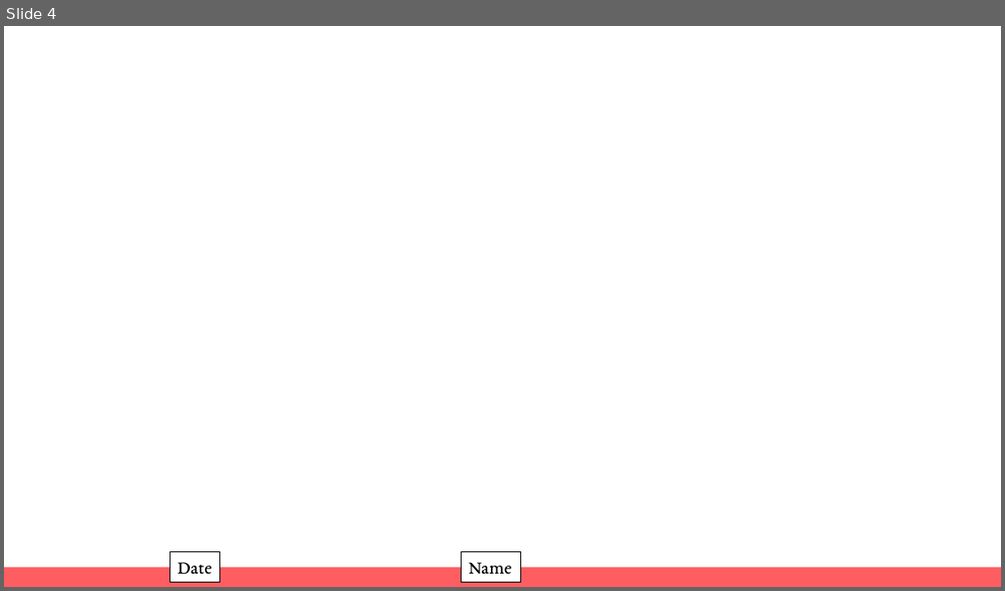
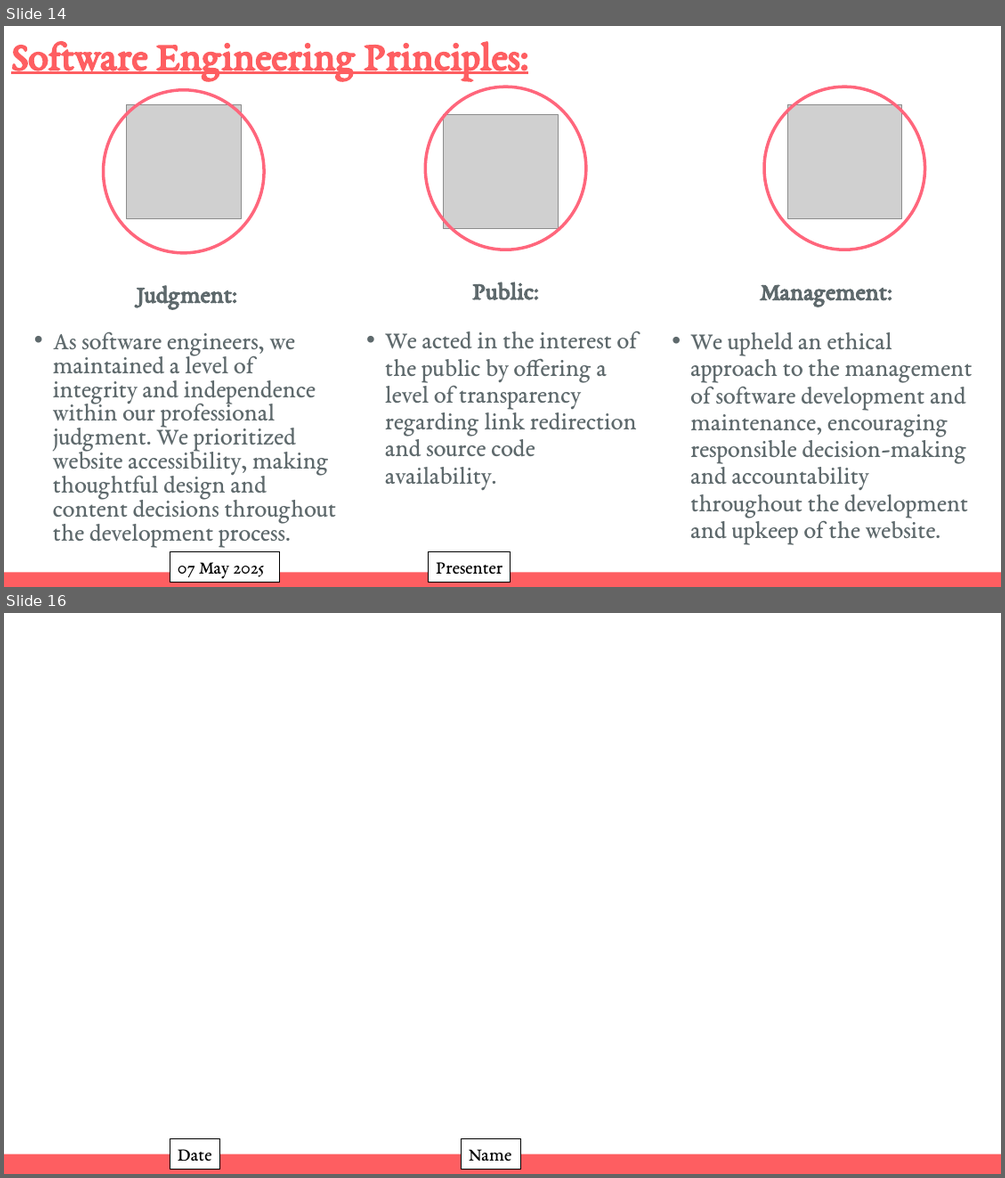
Before and after one commit to WManison/WManison.github.io, a slide deck: docs/CS3300 – Introduction to Software Engineering - Final.pptx. Shown one above the other, each under a label of ours: slide 4 before the commit, slides 14 and 16 after it; the slides between them are not shown. The pictures are 1005x591 and 1005x1178 pixels, drawn with LibreOffice and Linux fonts; fonts in the diff are those of the drawing; grey boxes stand for pictures. Boxes give left, top, right and bottom in pixels: in the first picture for what was removed or moved away, otherwise in the second. Text is boxed around its words. In the diff, an @@ line names an element or a change of style, - is before the commit and + after.

```diff
--- a/docs/CS3300 – Introduction to Software Engineering - Final.pptx
+++ b/docs/CS3300 – Introduction to Software Engineering - Final.pptx
@@ slide 14 added at (4, 26, 1001, 587), background #FFFFFF @@
@@ title added at (11, 41, 528, 80), 39.6 pt, text #FE5E61, bold, underline @@
+Software Engineering Principles:
@@ ellipse added at (104, 89, 264, 253), outline #FF667C 3 pt @@
@@ picture added at (127, 104, 241, 219) @@
@@ ellipse added at (425, 87, 586, 249), outline #FF667C 3 pt @@
@@ ellipse added at (764, 87, 925, 249), outline #FF667C 3 pt @@
@@ picture added at (788, 104, 902, 219) @@
@@ picture added at (444, 114, 558, 229) @@
@@ text added at (53, 285, 337, 547), 24 pt, text #5E696C @@
+Judgment:
+• As software engineers, we maintained a level of integrity and independence within our professional judgment. We prioritized website accessibility, making thoughtful design and content decisions throughout the development process.
@@ text added at (385, 281, 637, 490), 24 pt, text #5E696C @@
+Public:
+• We acted in the interest of the public by offering a level of transparency regarding link redirection and source code availability.
@@ text added at (690, 284, 972, 544), 24 pt, text #5E696C @@
+Management:
+• We upheld an ethical approach to the management of software development and maintenance, encouraging responsible decision-making and accountability throughout the development and upkeep of the website.
@@ rectangle added at (170, 552, 280, 581), fill #FFFFFF, outline #000000 0.75 pt, 18 pt, text #000000 @@
+07 May 2025
@@ rectangle added at (429, 552, 511, 581), fill #FFFFFF, outline #000000 0.75 pt, 18 pt, text #000000 @@
+Presenter
@@ rectangle added at (4, 572, 1001, 587), fill #FE5E61 @@
@@ what was slide 4 is now slide 16 @@
```
Also in this commit, not shown: 13 other slides added, 1 slide removed.
